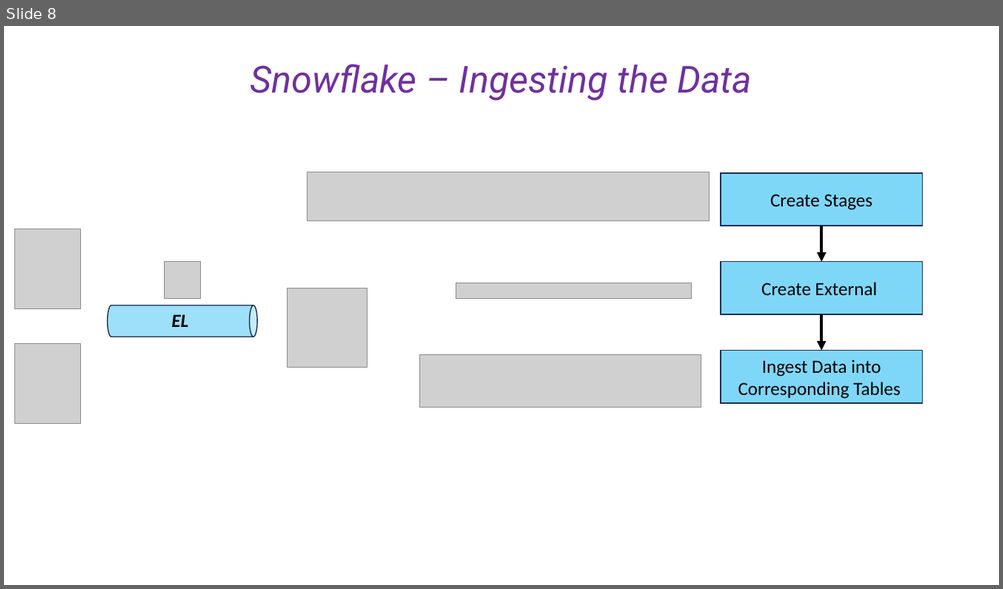
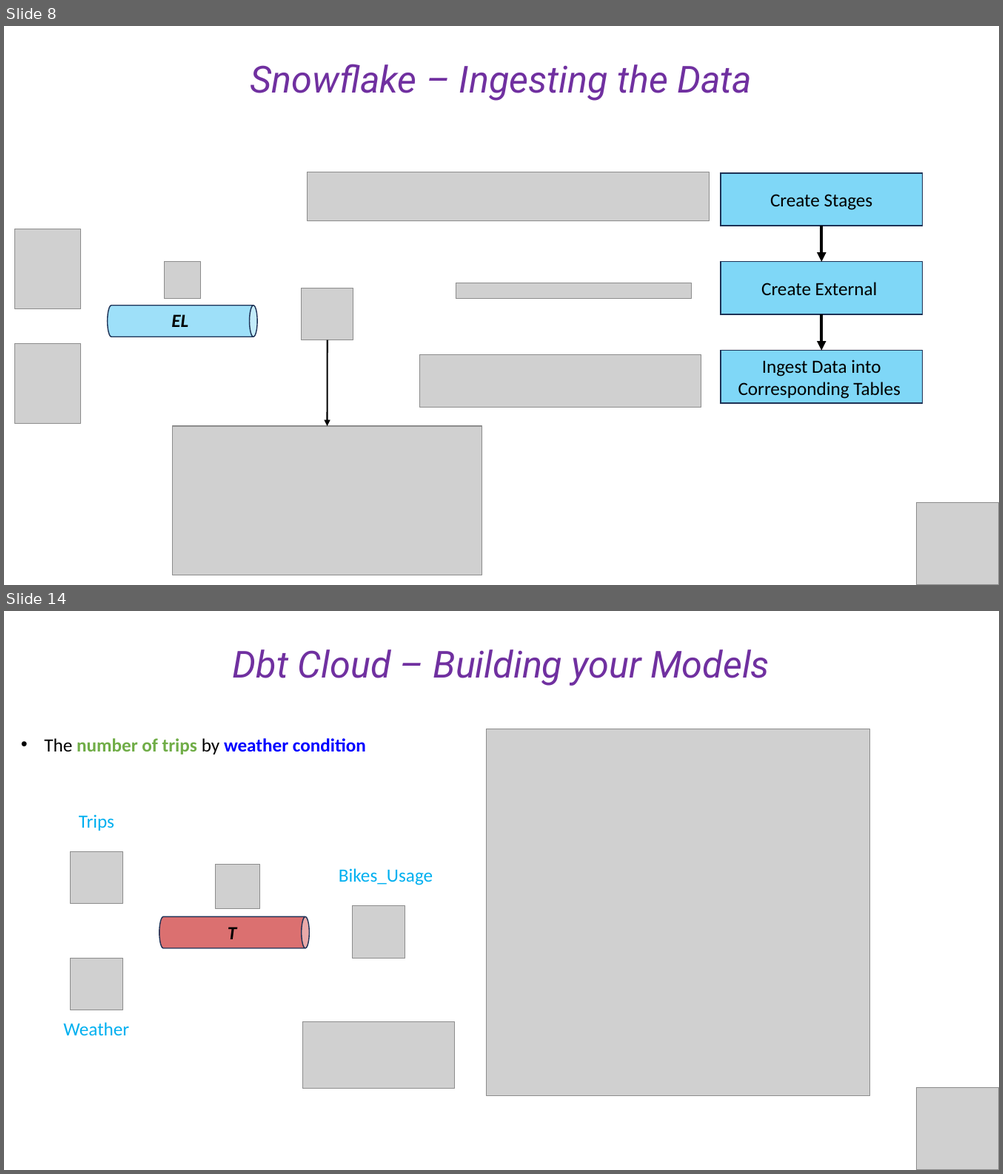
Before and after one commit to cesaramehri/Firn_CaseStudyTest, a slide deck: Case Study - Presentation.pptx. Shown one above the other, each under a label of ours: slide 8 before the commit, slides 8 and 14 after it; the slides between them are not shown. The pictures are 1003x589 and 1003x1174 pixels, drawn with LibreOffice and Linux fonts; fonts in the diff are those of the drawing; grey boxes stand for pictures. Boxes give left, top, right and bottom in pixels: in the first picture for what was removed or moved away, otherwise in the second. Text is boxed around its words. In the diff, an @@ line names an element or a change of style, - is before the commit and + after.

```diff
--- a/Case Study - Presentation.pptx
+++ b/Case Study - Presentation.pptx
@@ slide 14 added at (x1=4, y1=611, x2=999, y2=1170), background #FFFFFF @@
@@ text added at (x1=233, y1=649, x2=769, y2=686), 36 pt, text #7030A0, italic @@
+Dbt Cloud – Building your Models
@@ text added at (x1=44, y1=738, x2=366, y2=755), 18 pt, text #0000FF, bold @@
+• The number of trips by weather condition
@@ picture added at (x1=486, y1=729, x2=870, y2=1096) @@
@@ group added at (x1=63, y1=815, x2=432, y2=1036): 4 texts, 4 pictures, 1 cylinder @@
+T
+Trips
+Bikes_Usage
+Weather
@@ picture added at (x1=302, y1=1022, x2=455, y2=1089) @@
@@ picture added at (x1=916, y1=1088, x2=999, y2=1170) @@
@@ slide 8 changed as well @@
@@ picture resized from (x1=287, y1=289, x2=367, y2=368) to (x1=301, y1=289, x2=353, y2=340) @@
@@ arrow added from (327, 340) to (327, 426), #000000 1.5 pt @@
@@ picture added at (x1=173, y1=426, x2=482, y2=576) @@
@@ picture added at (x1=916, y1=503, x2=999, y2=585) @@
```
Also in this commit, not shown: 8 other slides changed, 6 other slides added, 5 other files.
